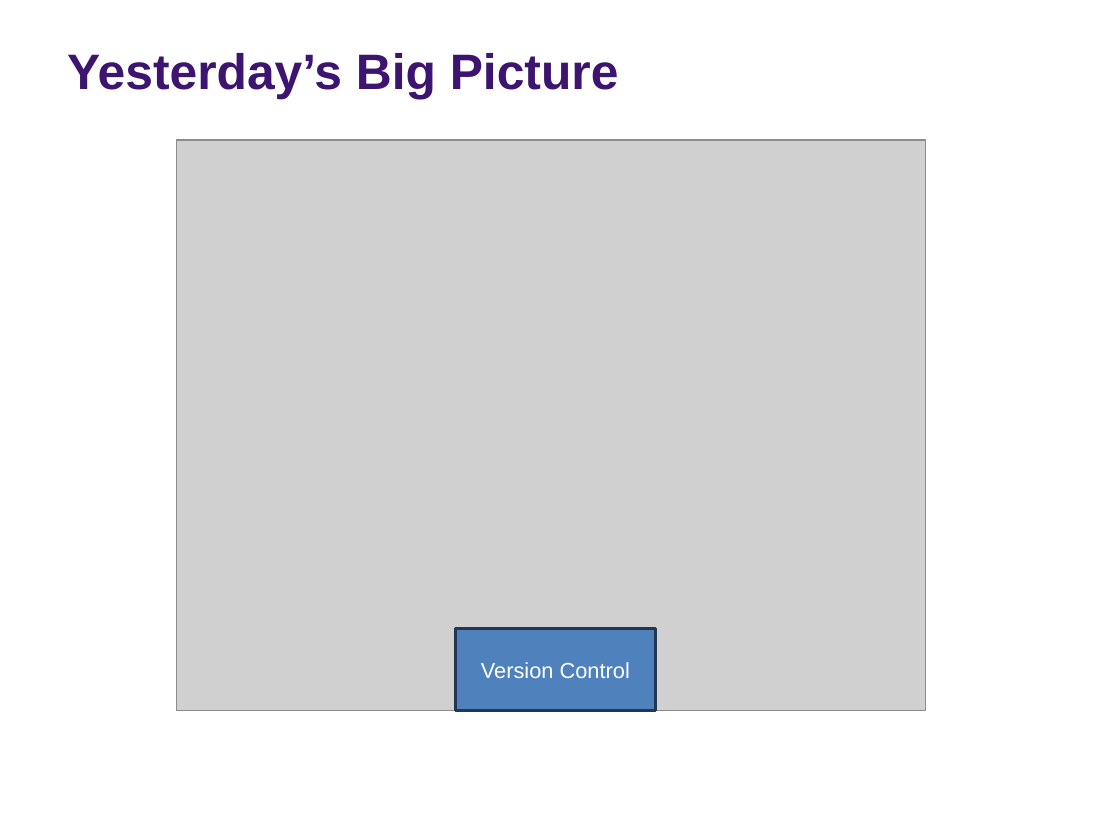
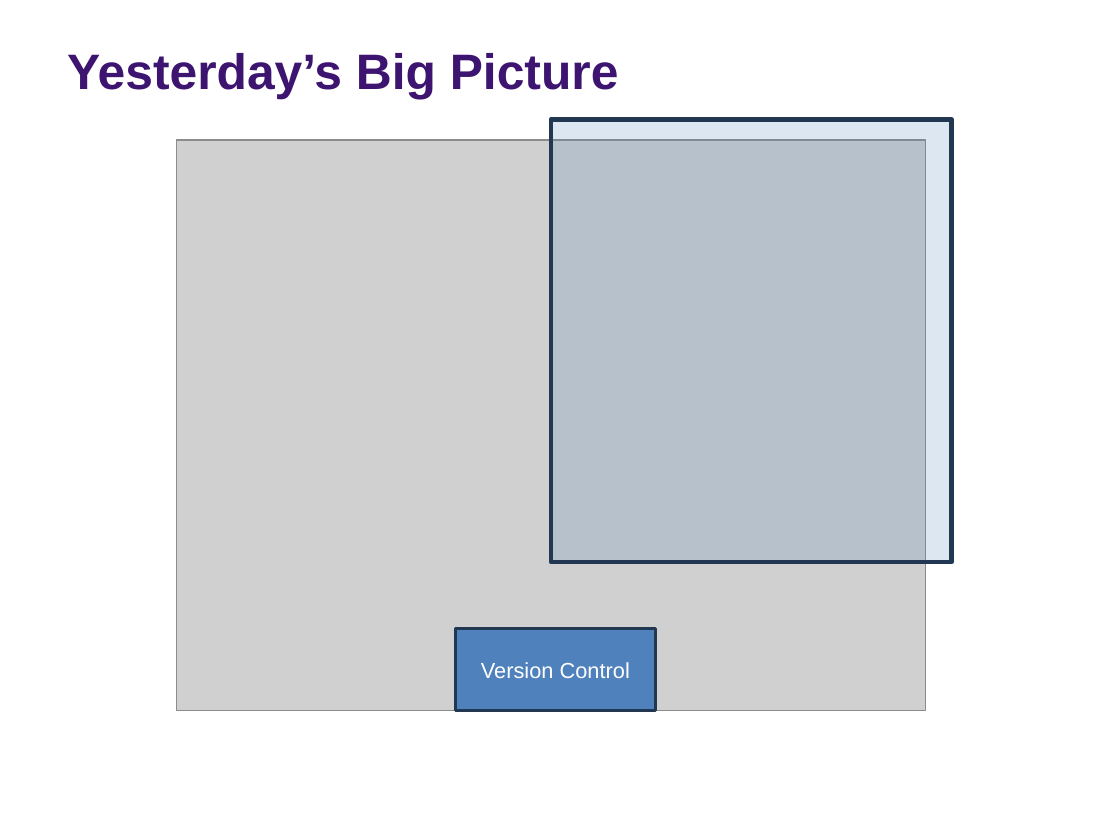
Before and after one commit to rs-kellogg/2023-phd-workshop, a slide deck: slide 4 of session-3/Session-3-Automation-Testing.pptx (slide 3 before the commit). Drawn at 1120x840 pixels with LibreOffice and Linux fonts; fonts in the diff are those of the drawing; grey boxes stand for pictures; background and template pictures are left out. Boxes give left, top, right and bottom in pixels: in the first picture for what was removed or moved away, otherwise in the second. Text is boxed around its words. In the diff, an @@ line names an element or a change of style, - is before the commit and + after.

```diff
--- a/session-3/Session-3-Automation-Testing.pptx
+++ b/session-3/Session-3-Automation-Testing.pptx
@@ rectangle added at bbox=[551, 120, 952, 562], fill #4F81BD at 19% opacity, outline #233953 3 pt @@
```
Also in this commit, not shown: 10 other slides changed, 4 slides added, 3 slides removed.
